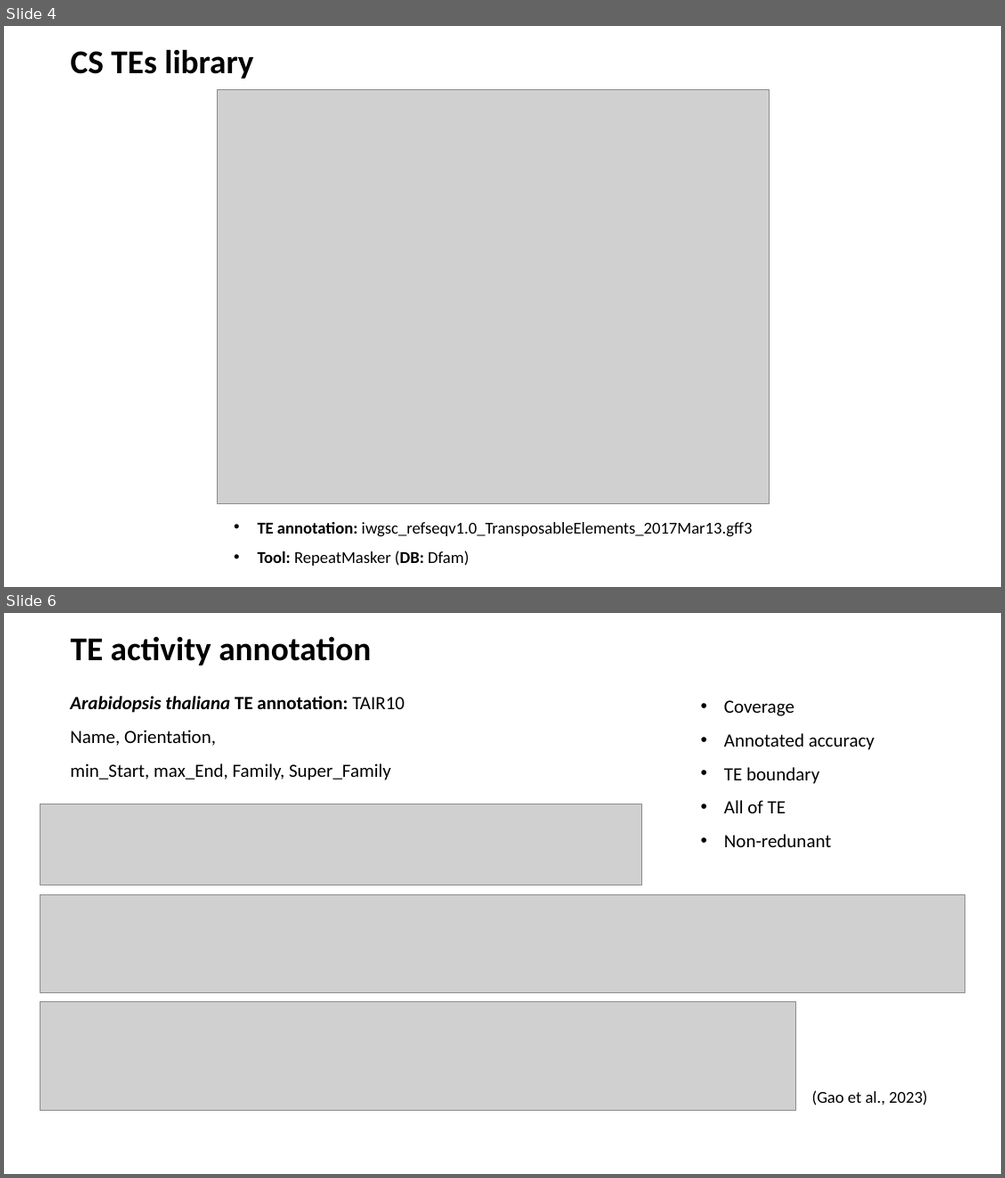
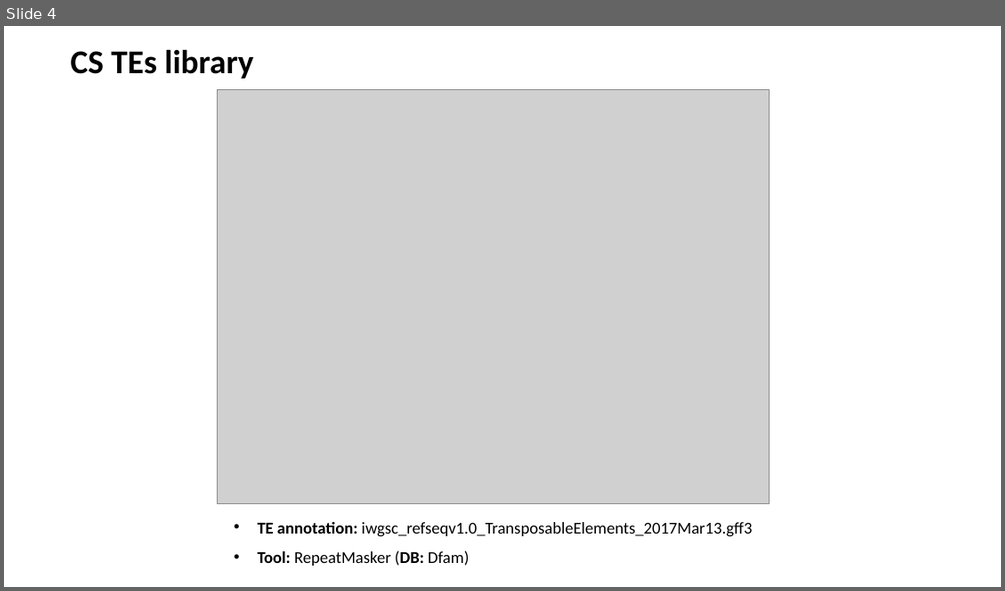
Before and after one commit to SirLearning/GeneticsNotes, a slide deck: undergraduate/Presentation.pptx. Shown one above the other, each under a label of ours: slides 4 and 6 before the commit, slide 4 after it; the slides between them are not shown. The pictures are 1005x1178 and 1005x591 pixels, drawn with LibreOffice and Linux fonts; fonts in the diff are those of the drawing; grey boxes stand for pictures. Boxes give left, top, right and bottom in pixels: in the first picture for what was removed or moved away, otherwise in the second. Text is boxed around its words. In the diff, an @@ line names an element or a change of style, - is before the commit and + after.

```diff
--- a/undergraduate/Presentation.pptx
+++ b/undergraduate/Presentation.pptx
@@ slide 6 removed at <box>4,613,1001,1174</box>, background #FFFFFF @@
@@ title removed at <box>71,637,371,666</box> @@
-TE activity annotation
@@ text removed at <box>70,696,404,780</box> @@
-Arabidopsis thaliana TE annotation: TAIR10
-Name, Orientation,
-min_Start, max_End, Family, Super_Family
@@ text removed at <box>724,700,874,847</box> @@
-• Coverage
-• Annotated accuracy
-• TE boundary
-• All of TE
-• Non-redunant
@@ picture removed at <box>40,804,642,885</box> @@
@@ picture removed at <box>40,894,965,992</box> @@
@@ picture removed at <box>40,1001,795,1111</box> @@
@@ text removed at <box>812,1090,927,1105</box> @@
-(Gao et al., 2023)
```
Also in this commit, not shown: 1 slide changed, 1 slide added, 1 other file.
